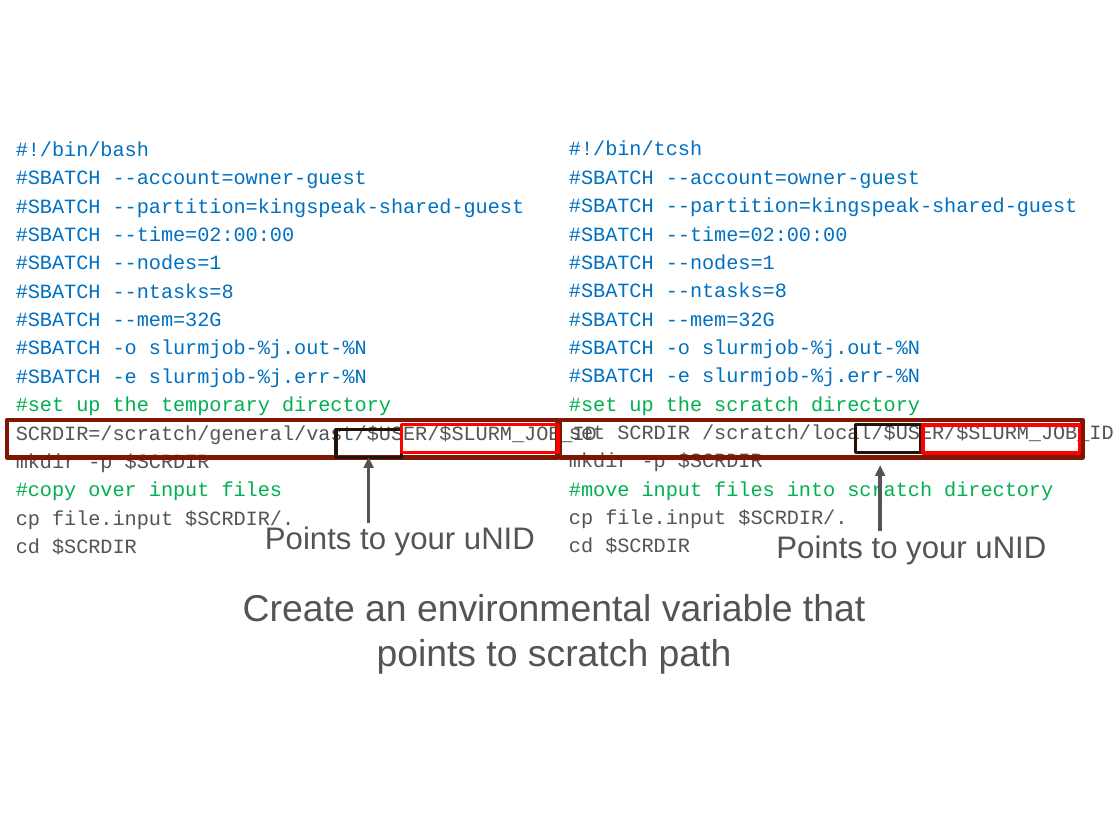
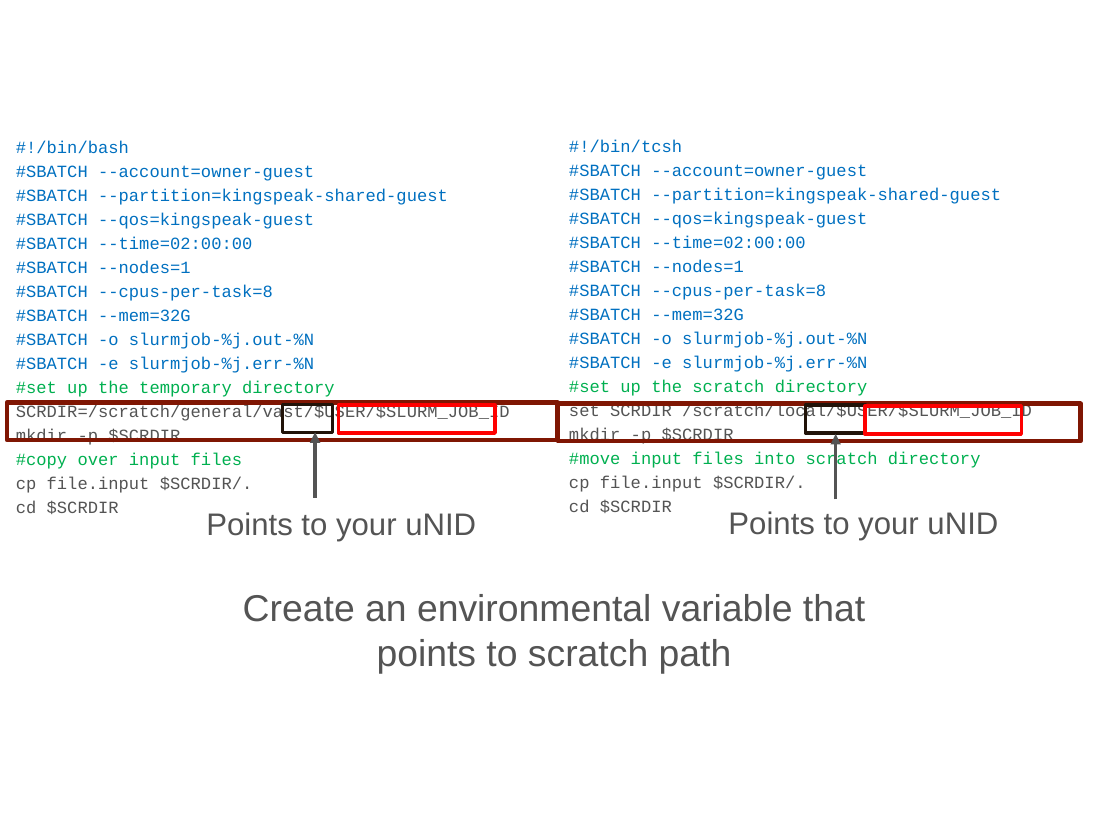
Before and after one commit to chpc-uofu/slurm-lectures, a slide deck: slide 36 of slurm-fall2024.pptx (slide 35 before the commit). Drawn at 1120x840 pixels with LibreOffice and Linux fonts; fonts in the diff are those of the drawing; background and template pictures are left out. Boxes give left, top, right and bottom in pixels: in the first picture for what was removed or moved away, otherwise in the second. Text is boxed around its words. In the diff, an @@ line names an element or a change of style, - is before the commit and + after.

```diff
--- a/slurm-fall2024.pptx
+++ b/slurm-fall2024.pptx
@@ text at (16, 140, 510, 514): size 13 to 11 pt in "#!/bin/bash", "#SBATCH --account=owner-guest", "#SBATCH --partition=kingspeak-shared-guest", "#SBATCH --time=02:00:00" and 10 more places @@
@@ text at (569, 140, 1032, 513): size 13 to 11 pt in "#!/bin/tcsh", "#SBATCH --account=owner-guest", "#SBATCH --partition=kingspeak-shared-guest", "#SBATCH --time=02:00:00" and 10 more places @@
@@ text at (16, 212, 314, 229): paragraph added @@
+#SBATCH --qos=kingspeak-guest
@@ text at (569, 212, 867, 228): paragraph added @@
+#SBATCH --qos=kingspeak-guest
@@ text at (16, 284, 273, 301): text changed; size 13 to 11 pt @@
-#SBATCH --ntasks=8
+#SBATCH --cpus-per-task=8
@@ text at (569, 284, 826, 300): text changed; size 13 to 11 pt @@
-#SBATCH --ntasks=8
+#SBATCH --cpus-per-task=8
@@ rectangle: place and size @@
-rectangle at (7, 420, 558, 457)
+rectangle at (7, 403, 558, 440)
@@ rectangle: place and size @@
-rectangle at (336, 429, 401, 457)
+rectangle at (282, 404, 333, 432)
@@ rectangle: place and size @@
-rectangle at (401, 424, 558, 452)
+rectangle at (338, 405, 495, 433)
@@ rectangle: place and size @@
-rectangle at (560, 420, 1083, 457)
+rectangle at (558, 404, 1081, 441)
@@ rectangle: place and size @@
-rectangle at (856, 424, 921, 452)
+rectangle at (805, 405, 866, 433)
@@ rectangle: place and size @@
-rectangle at (923, 424, 1080, 452)
+rectangle at (865, 405, 1021, 433)
@@ arrow moved from (368, 523) - (368, 457) to (315, 497) - (315, 432) @@
@@ arrow moved from (880, 531) - (880, 466) to (836, 500) - (836, 435) @@
@@ text "Points to your uNID": place and size @@
-text "Points to your uNID" at (265, 526, 535, 556)
+text "Points to your uNID" at (206, 512, 476, 541)
@@ text "Points to your uNID": place and size @@
-text "Points to your uNID" at (776, 535, 1046, 564)
+text "Points to your uNID" at (728, 511, 998, 540)
```
Also in this commit, not shown: 28 other slides changed, 1 slide added, 1 other file.
